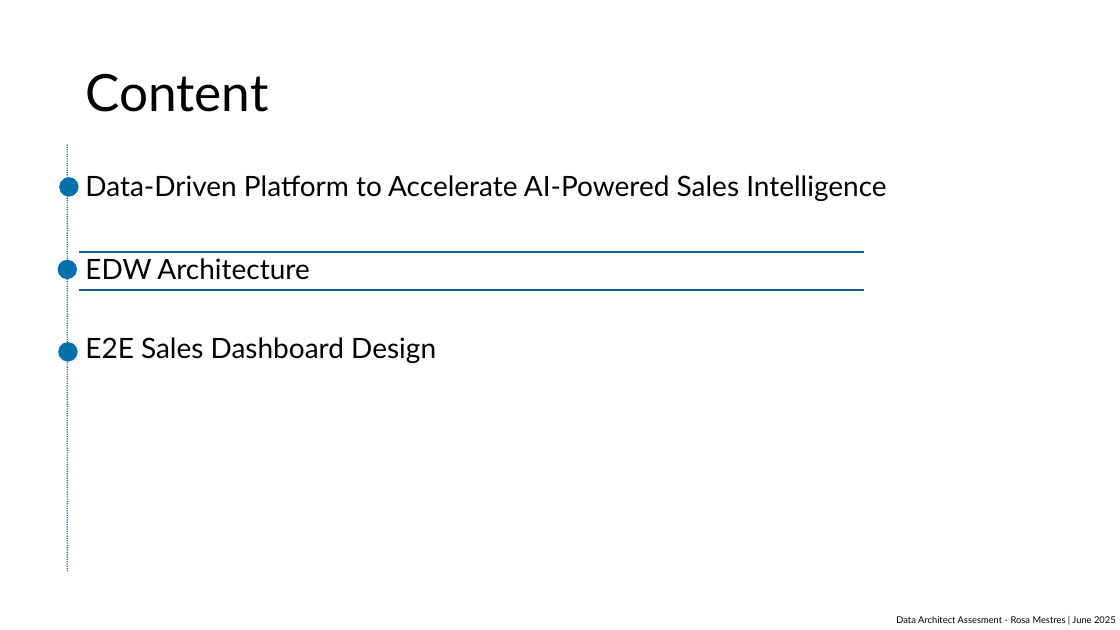
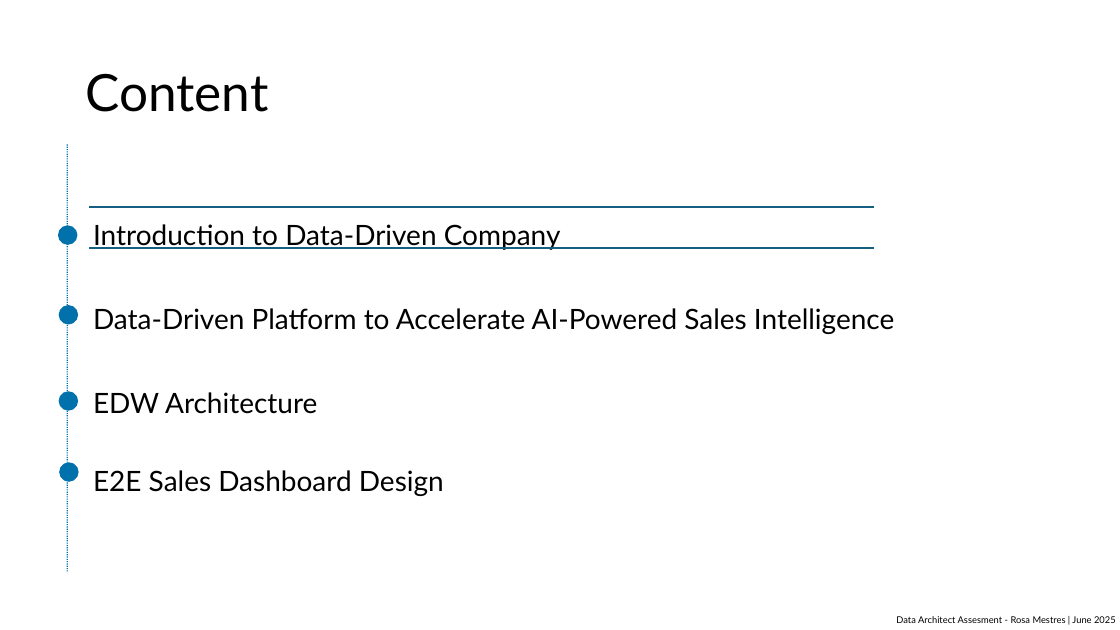
Before and after one commit to rmhuoc/etl_assesment, a slide deck: slide 2 of PyETL/ppt/data_architect_assesment_v1_copy.pptx (slide 4 before the commit). Drawn at 1120x630 pixels with LibreOffice and Linux fonts; fonts in the diff are those of the drawing. Boxes give left, top, right and bottom in pixels: in the first picture for what was removed or moved away, otherwise in the second. Text is boxed around its words. In the diff, an @@ line names an element or a change of style, - is before the commit and + after.

```diff
--- a/PyETL/ppt/data_architect_assesment_v1_copy.pptx
+++ b/PyETL/ppt/data_architect_assesment_v1_copy.pptx
@@ text "Introduction to Data-Driven Company": place and size @@
-text "Introduction to Data-Driven Company" at <box>85,175,886,363</box>
+text "Introduction to Data-Driven Company" at <box>93,224,894,496</box>
@@ line moved from (79, 291) - (864, 291) to (89, 207) - (874, 207) @@
@@ ellipse: place and size @@
-ellipse at <box>57,260,76,279</box>
+ellipse at <box>58,225,77,245</box>
@@ text at <box>93,224,561,250</box>: paragraph added @@
+Introduction to Data-Driven Company
@@ line moved from (79, 252) - (864, 252) to (89, 248) - (874, 248) @@
@@ ellipse: place and size @@
-ellipse at <box>59,177,78,197</box>
+ellipse at <box>59,305,78,324</box>
@@ ellipse added at <box>59,392,78,411</box>, fill #0071AA @@
@@ ellipse: place and size @@
-ellipse at <box>58,342,77,361</box>
+ellipse at <box>59,462,78,481</box>
```
Also in this commit, not shown: 8 other slides changed, 1 slide added, 11 other files.
